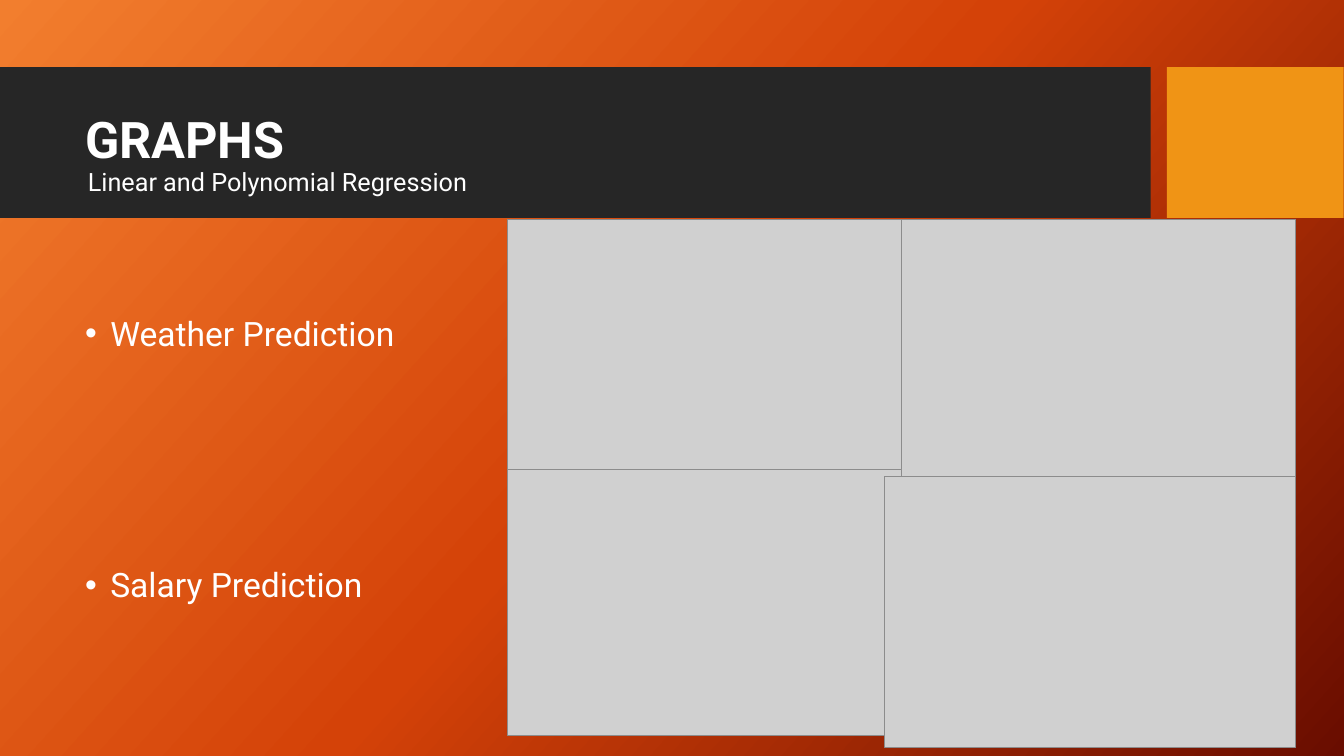
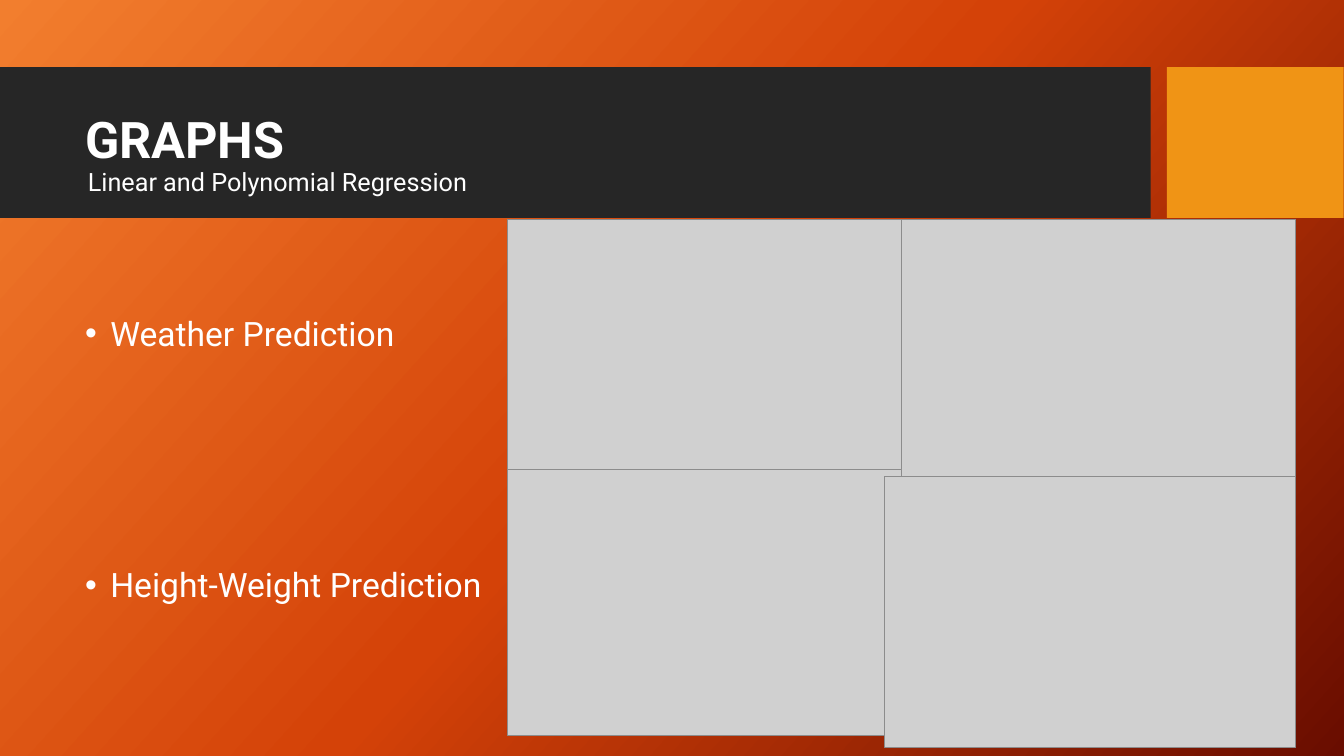
Before and after one commit to ItProject1920/data-science-project, a slide deck: slide 24 of Project Review FINAL.pptx. Drawn at 1344x756 pixels with LibreOffice and Linux fonts; fonts in the diff are those of the drawing; grey boxes stand for pictures; background and template pictures are left out. Boxes give left, top, right and bottom in pixels: in the first picture for what was removed or moved away, otherwise in the second. Text is boxed around its words. In the diff, an @@ line names an element or a change of style, - is before the commit and + after.

```diff
--- a/Project Review FINAL.pptx
+++ b/Project Review FINAL.pptx
@@ text at (x1=110, y1=571, x2=482, y2=604): text changed @@
-• Salary Prediction
+• Height-Weight Prediction
```
Also in this commit, not shown: 14 other slides changed, 1 slide added, 1 slide removed.
